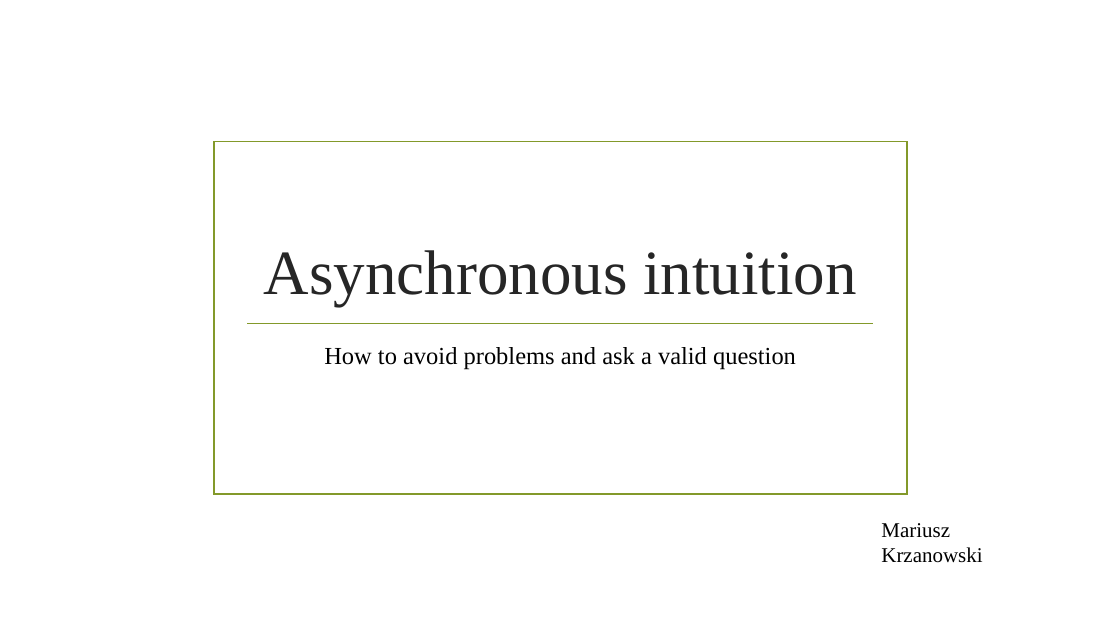
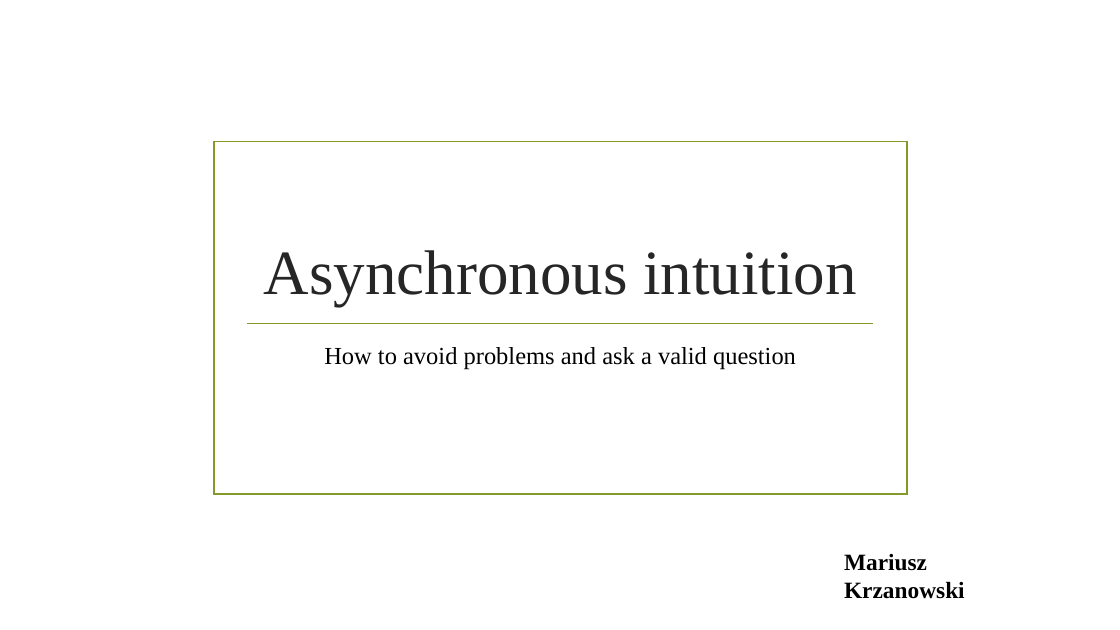
Before and after one commit to MariuszKrzanowski/asynchronous-intuition, a slide deck: slide 1 of slides/AsynchronousIntuition.pptx. Drawn at 1120x630 pixels with LibreOffice and Linux fonts; fonts in the diff are those of the drawing; background and template pictures are left out. Boxes give left, top, right and bottom in pixels: in the first picture for what was removed or moved away, otherwise in the second. Text is boxed around its words. In the diff, an @@ line names an element or a change of style, - is before the commit and + after.

```diff
--- a/slides/AsynchronousIntuition.pptx
+++ b/slides/AsynchronousIntuition.pptx
@@ text "Mariusz Krzanowski": place and size @@
-text "Mariusz Krzanowski" at (881, 523, 982, 563)
+text "Mariusz Krzanowski" at (844, 554, 965, 599)
@@ text "Mariusz Krzanowski" at (844, 554, 965, 599): size 18 to 20 pt, bold on @@
```
Also in this commit, not shown: 4 other slides changed, 8 slides added.
